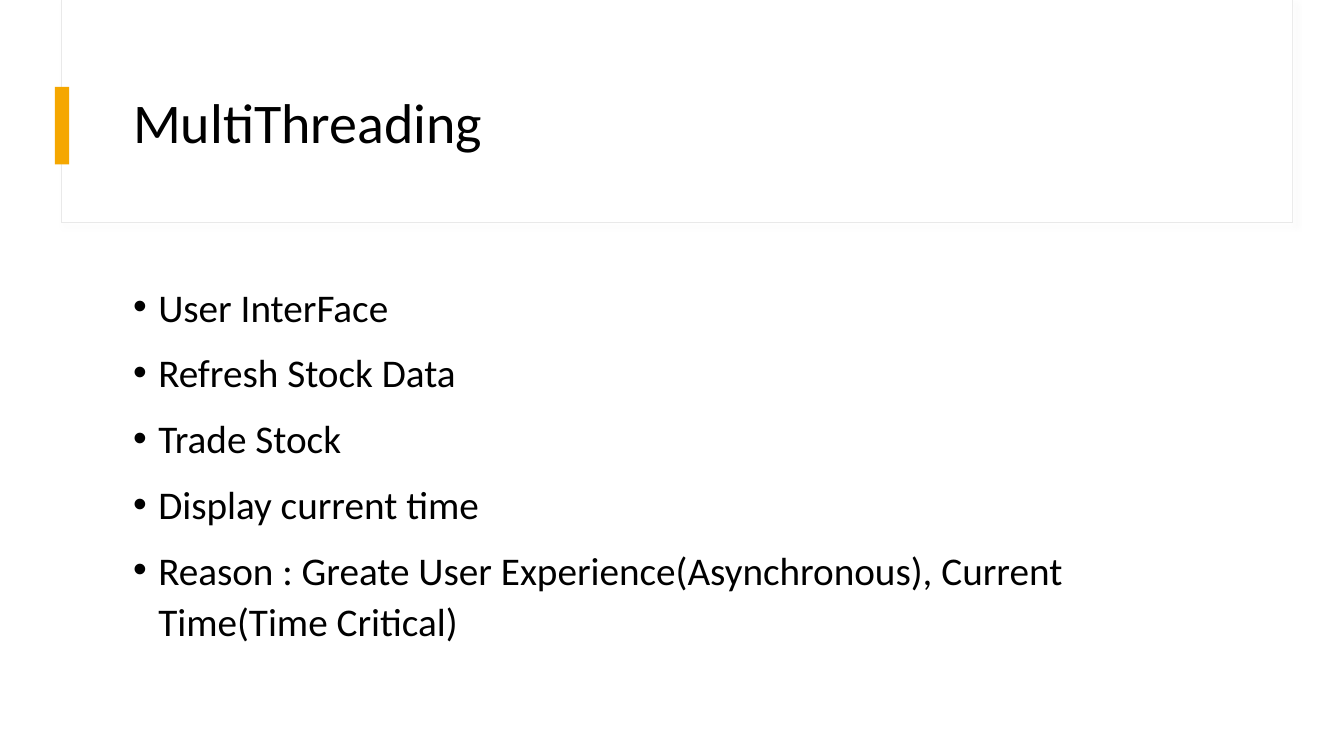
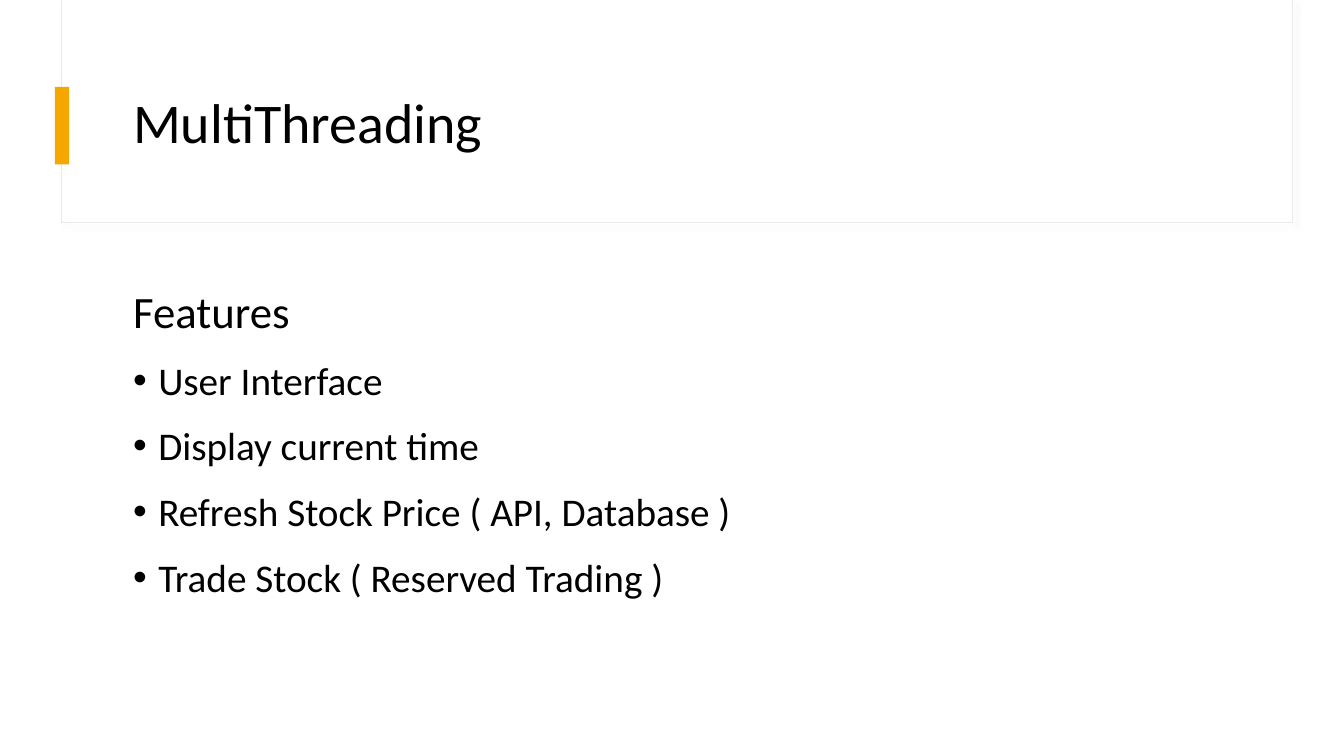
Before and after one commit to futurename/IPD20-DotNetProject, a slide deck: slide 18 of Documentation/ProjectStockMonitor.pptx (slide 15 before the commit). Drawn at 1344x756 pixels with LibreOffice and Linux fonts; fonts in the diff are those of the drawing. Boxes give left, top, right and bottom in pixels: in the first picture for what was removed or moved away, otherwise in the second. Text is boxed around its words. In the diff, an @@ line names an element or a change of style, - is before the commit and + after.

```diff
--- a/Documentation/ProjectStockMonitor.pptx
+++ b/Documentation/ProjectStockMonitor.pptx
@@ text at (133,299,383,396): text changed @@
-• User InterFace
-• Refresh Stock Data
-• Trade Stock
+Features
+• User Interface
@@ text at (158,498,710,599): text changed @@
-• Reason : Greate User Experience(Asynchronous), Current Time(Time Critical)
+• Refresh Stock Price ( API, Database )
+• Trade Stock ( Reserved Trading )
```
Also in this commit, not shown: 19 other slides changed, 5 slides added, 3 slides removed, 2 other files.
